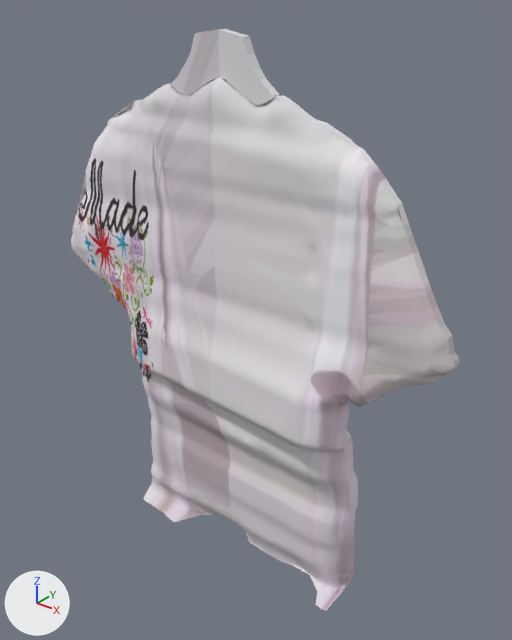
The glTF model public/models/flowers.glb: old version first, new version second.
Both versions are drawn from a camera (50 mm lens) standing at (470.0, -537.0, -10.0) and looking at (17.0, 29.0, -361.0). Lighting does not change. The marker at lower left points along +X, +Y and +Z. The older version comes first. Vertices at exactly the same position are counted once.

The first picture shows 'flowers'.
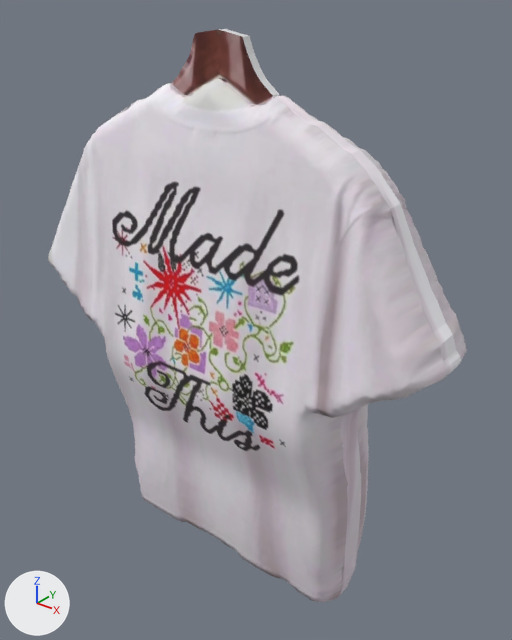
Where the change shows, as pixel boxes (x1, y1, x2, y2) in the pictures (512 x 640 px; the box of a moved part takes in the faces that stretch with it):
```json
{"object": "flowers", "change": "reshaped, surface changed", "before": [71, 29, 460, 611], "after": [48, 29, 467, 602], "on screen": "8% wider"}
{"part": 1, "of": "me_flowers", "change": "moved or reshaped", "before": [71, 78, 460, 611], "after": [48, 78, 467, 602]}
{"part": 2, "of": "me_flowers", "change": "surface changed", "before": [71, 29, 460, 611], "after": [48, 29, 461, 602]}
```

Scene script edits in JSON lines:
```json
{"block": "me_flowers", "where": "# used by ob_flowers; location = (0.0, 0.0, 0.0)"}
{"op": "remove", "block": "me_flowers", "code": "me_flowers.from_pydata(...)  # 7958 vertices, 15916 faces; spans x -265.0..262.0, y -41.0..61.0, z -681.0..-55.0"}
{"op": "add", "block": "me_flowers", "code": "me_flowers.from_pydata(...)  # 7958 vertices, 15916 faces; spans x -265.0..262.0, y -60.0..81.0, z -681.0..-55.0"}
{"block": "me_flowers", "change": "me_flowers part 1: 7551 of 7958 vertices moved; they spanned x -265.0..262.0, y -41.0..61.0, z -681.0..-98.0 and now span x -265.0..262.0, y -60.0..81.0, z -681.0..-98.0; mean shift (0.0, -1.0, 0.0); largest move (168.0, 10.0, -384.0) -> (168.0, 66.0, -384.0)"}
{"block": "me_flowers", "change": "me_flowers part 2: texture (UV) coordinates of 8478 of 15916 faces, centred in x -265.0..262.0, y -41.0..34.0, z -681.0..-56.0, changed; they spanned u 0.09..0.91, v 0.16..0.93 and now span u 0.04..0.77, v 0.16..0.93"}
```
